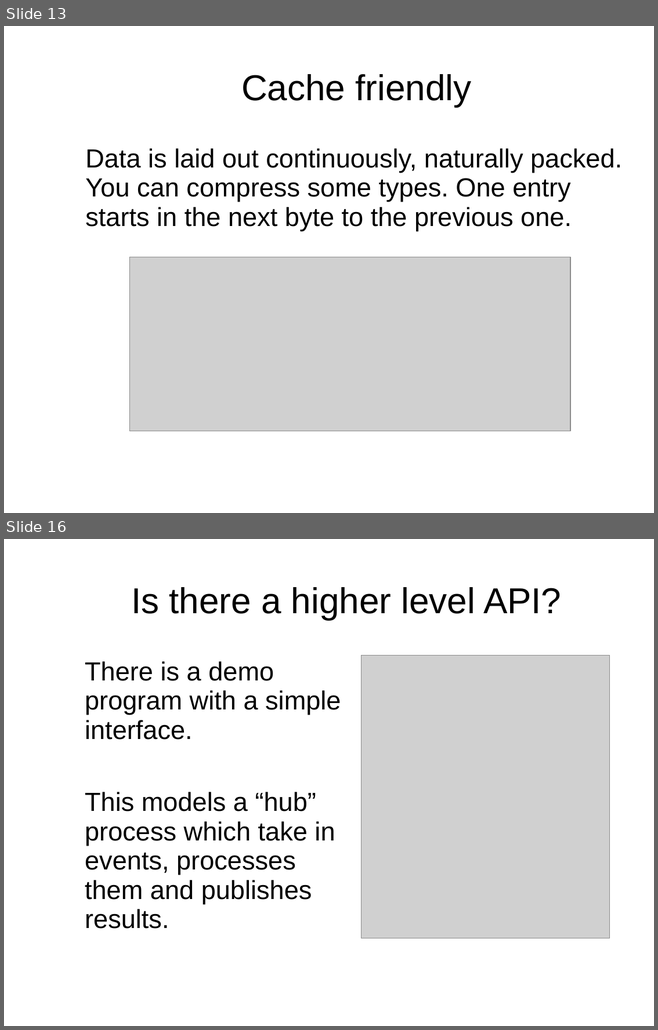
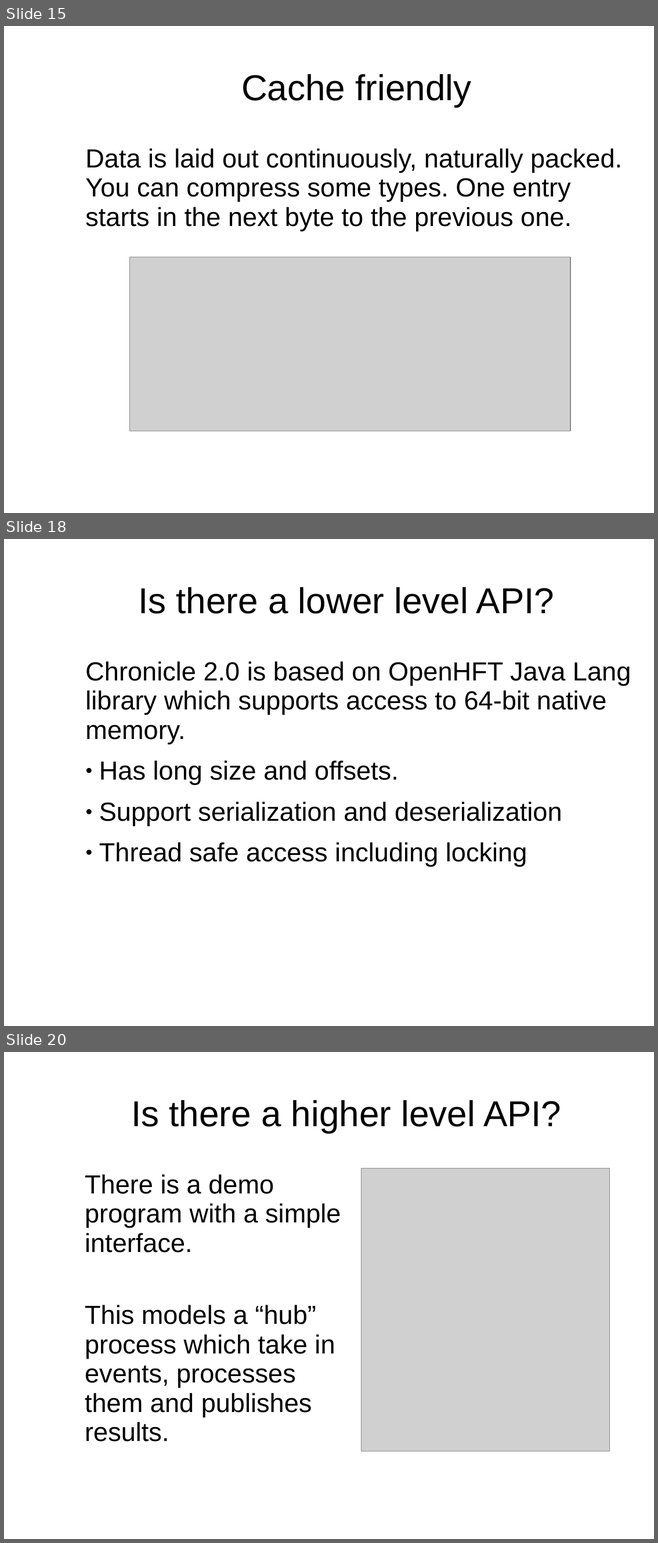
Before and after one commit to Vanilla-Java/Presentations, a slide deck: Introduction to Chronicle.ppt. Shown one above the other, each under a label of ours: slides 13 and 16 before the commit, slides 15, 18 and 20 after it; the slides between them are not shown. The pictures are 658x1030 and 658x1543 pixels, drawn with LibreOffice and Linux fonts; fonts in the diff are those of the drawing; grey boxes stand for pictures; background and template pictures are left out. Boxes give left, top, right and bottom in pixels: in the first picture for what was removed or moved away, otherwise in the second. Text is boxed around its words. In the diff, an @@ line names an element or a change of style, - is before the commit and + after.

```diff
--- a/Introduction to Chronicle.ppt
+++ b/Introduction to Chronicle.ppt
@@ slide 18 added at <box>4,539,654,1026</box>, background picture (left out) @@
@@ title added at <box>138,587,554,614</box>, 44 pt, text #000000 @@
+Is there a lower level API?
@@ text added at <box>85,661,630,867</box>, 32 pt, text #000000 @@
+Chronicle 2.0 is based on OpenHFT Java Lang library which supports access to 64-bit native memory.
+● Has long size and offsets.
+● Support serialization and deserialization
+● Thread safe access including locking
@@ what was slide 13 is now slide 15 @@
@@ what was slide 16 is now slide 20 @@
```
Also in this commit, not shown: 13 slides changed, 4 other slides added, 1 slide removed, 1 other file.
